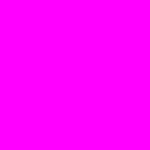
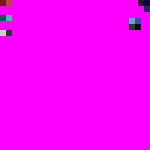
Comparing the layer stacks of the two w=150, h=150 images. Changes:
showed "Värit", painted on it over <box>0,0,150,36</box>
